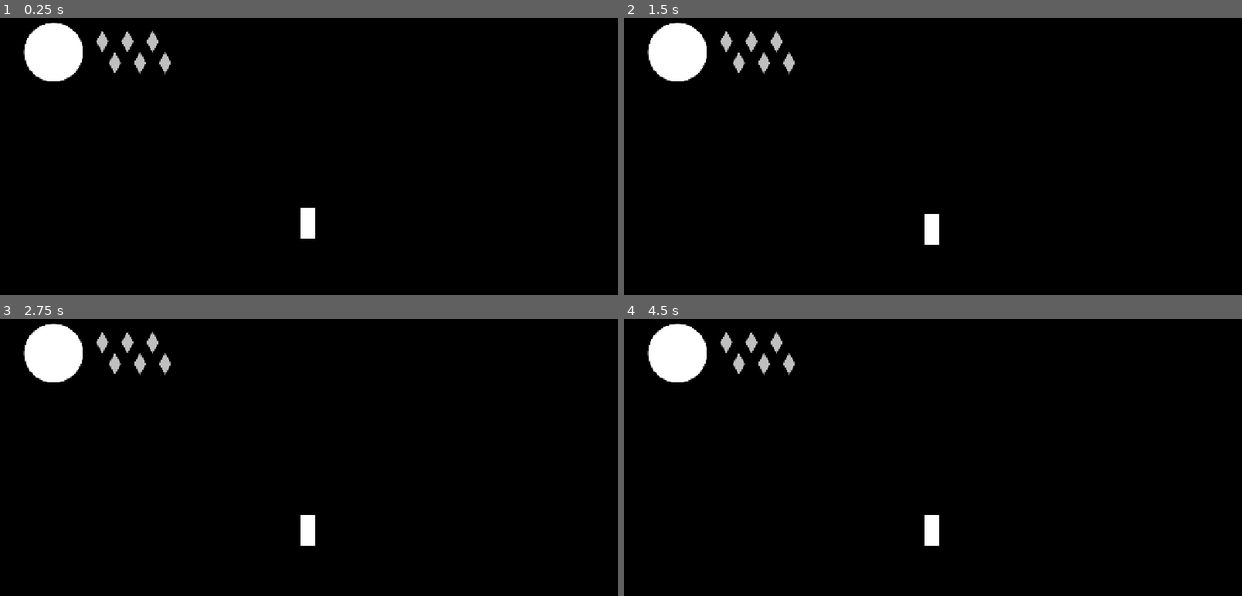
Above: before the commit, frames 1-4 (two rows, left to right).
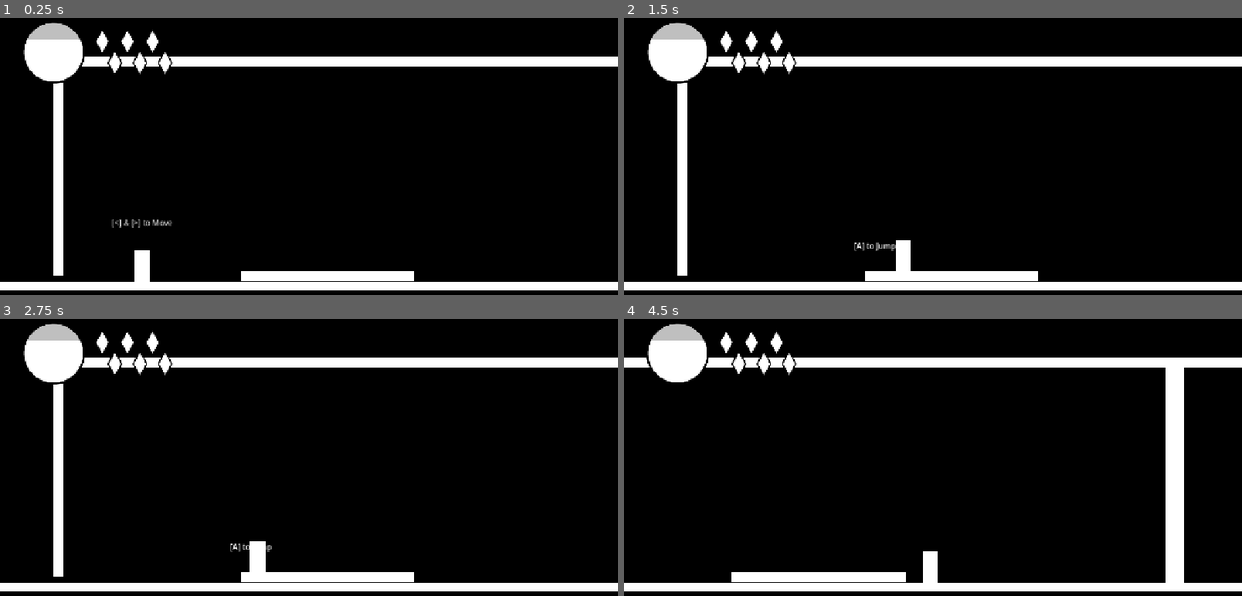
Above: after the commit, the same moments.

Repository: autonomouscrow/color-game
Game: Godot game, scene res://Scenes/Main.tscn
The game is run twice, just before and just after one commit, with the same random seed, the same clock (stepped at 60 frames per second) and the same inputs.
Inputs:
- Up to frame 1 (0.25 s): no input
- Up to frame 2 (1.5 s): hold X (heal) 0.53-1.28 s; hold Right (move_right) from 0.53 s (still down); tap A (jump) at 0.77 s; tap Ctrl (burst) at 1.35 s
- Up to frame 3 (2.75 s): tap A (jump) at 1.52 s; tap X (heal) at 1.55 s; release Right (move_right) at 2.03 s; hold Left (move_left) from 2.03 s (still down); hold X (heal) from 2.03 s (still down); tap E (color_blue) at 2.1 s
- Up to frame 4 (4.5 s): release Left (move_left) at 2.78 s; release X (heal) at 2.78 s; hold Right (move_right) 2.78-4.28 s; tap F (color_green) at 2.85 s; tap A (jump) at 3.02, 3.77 s; tap X (heal) at 3.05 s; hold X (heal) 3.53-4.28 s; tap W (color_red) at 3.6 s; hold Left (move_left) from 4.28 s (still down); tap Q (color_white) at 4.35 s

The runs differ from the first frame. In frame 1, 9.7% of the frame differs, in the area x 0-100%, y 1-99%; in frame 2, 9.6%; in frame 3, 9.6%; in frame 4, 11%.

Commit message:
push main

Diff:
--- a/Scenes/Main.tscn
+++ b/Scenes/Main.tscn
@@ -4,8 +4,8 @@
 [ext_resource type="PackedScene" uid="uid://c4ub8bd6bn2by" path="res://Scenes/spawn_skeff.tscn" id="2_grg3l"]
 [ext_resource type="PackedScene" uid="uid://castvwqi4rwud" path="res://Scenes/RoomSkeff.tscn" id="2_kln2b"]
 [ext_resource type="PackedScene" uid="uid://b7xkvd58w1xgu" path="res://Scenes/HUD.tscn" id="3_hud"]
-[ext_resource type="PackedScene" uid="uid://c0xq4i4ejw31r" path="res://gauntlet.tscn" id="3_v1gob"]
 [ext_resource type="Script" uid="uid://bbq5dbxu3ek3q" path="res://Scenes/CameraManager.gd" id="4_pbw6q"]
+[ext_resource type="PackedScene" uid="uid://cj21ahglvgpf8" path="res://Scenes/Rooms/start.tscn" id="13_5jffn"]
 
 [node name="Main" type="Node2D" unique_id=396947077]
 
@@ -20,10 +20,12 @@
 
 [node name="RoomContainer" type="Node2D" parent="." unique_id=311234013]
 
-[node name="Gauntlet" parent="RoomContainer" unique_id=1701499376 instance=ExtResource("3_v1gob")]
+[node name="Start" parent="RoomContainer" unique_id=118567636 instance=ExtResource("13_5jffn")]
 
 [node name="Hue" parent="." unique_id=1902301394 groups=["Player"] instance=ExtResource("1_idj7w")]
-position = Vector2(1047, 275)
+position = Vector2(-2848, 561)
+health = 70.0
+mp = 6
 
 [node name="Camera2D" type="Camera2D" parent="Hue" unique_id=1716874876 groups=["Camera"]]
 position = Vector2(3, -38)
